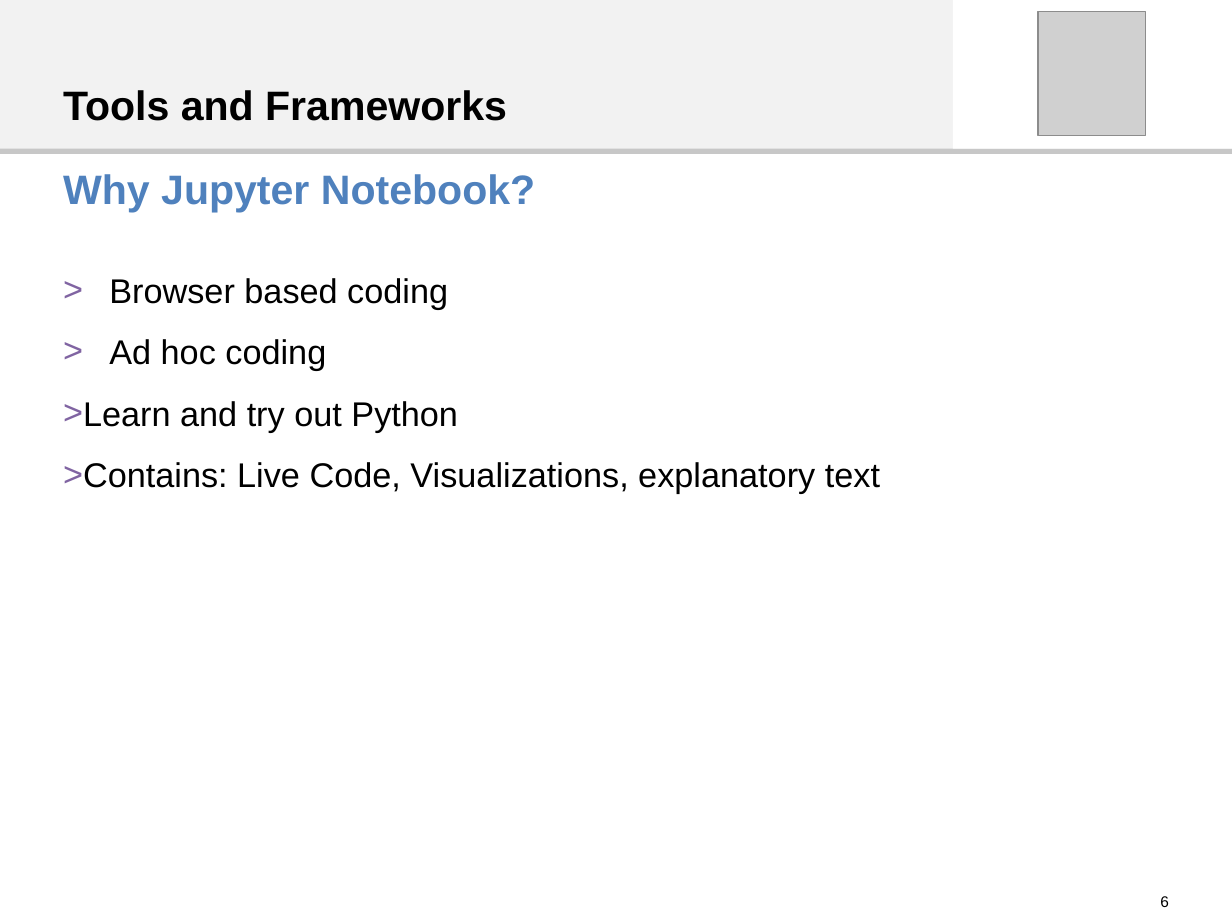
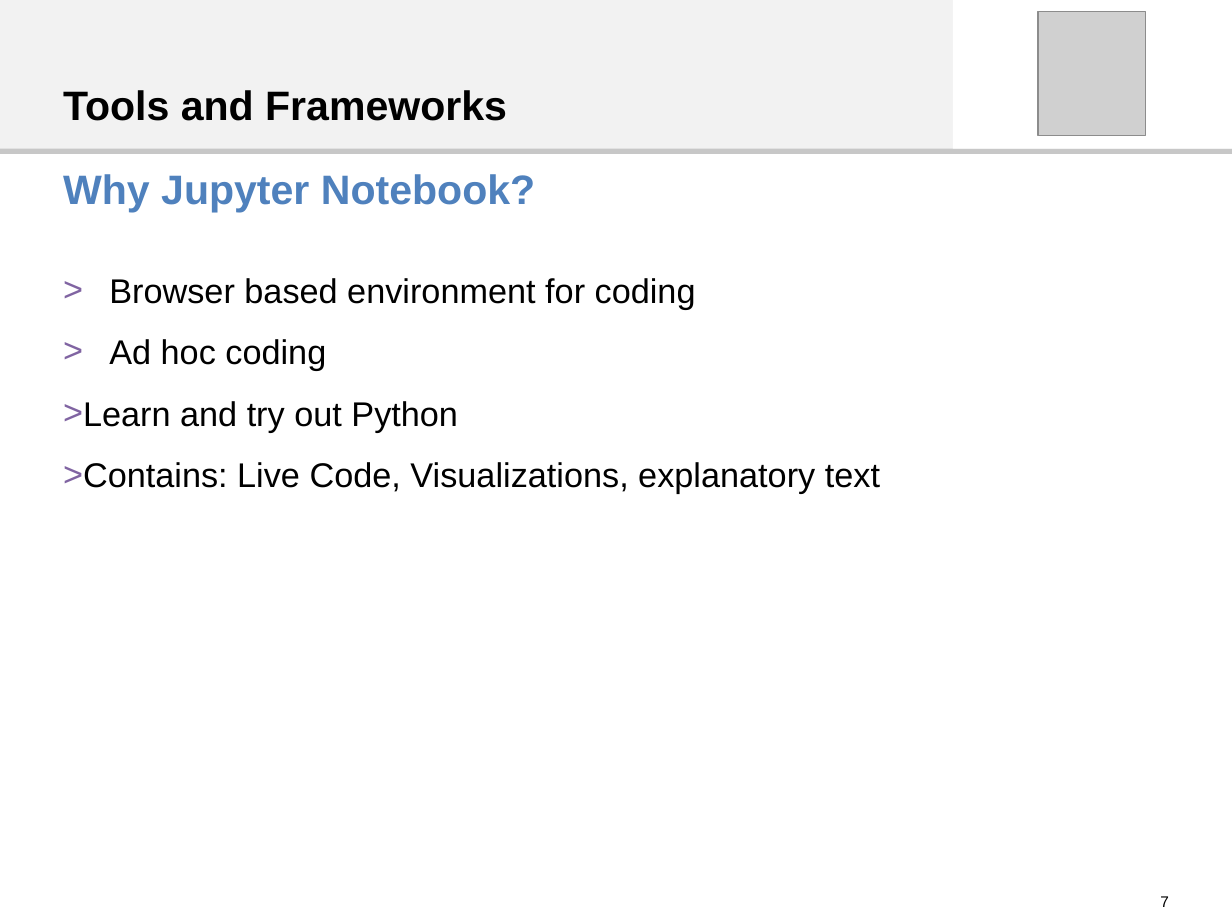
Before and after one commit to DH-Cologne/SummerSchool2019, a slide deck: slide 7 of docs/tech_introduction.odp (slide 6 before the commit). Drawn at 1232x924 pixels with LibreOffice and Linux fonts; fonts in the diff are those of the drawing; grey boxes stand for pictures. Boxes give left, top, right and bottom in pixels: in the first picture for what was removed or moved away, otherwise in the second. Text is boxed around its words. In the diff, an @@ line names an element or a change of style, - is before the commit and + after.

```diff
--- a/docs/tech_introduction.odp
+++ b/docs/tech_introduction.odp
@@ text at box(109, 278, 696, 309): text changed @@
-> Browser based coding
+> Browser based environment for coding
@@ page number at box(1160, 896, 1169, 907): text changed @@
-6
+7
```
Also in this commit, not shown: 2 other slides changed, 1 slide added, 3 other files.
